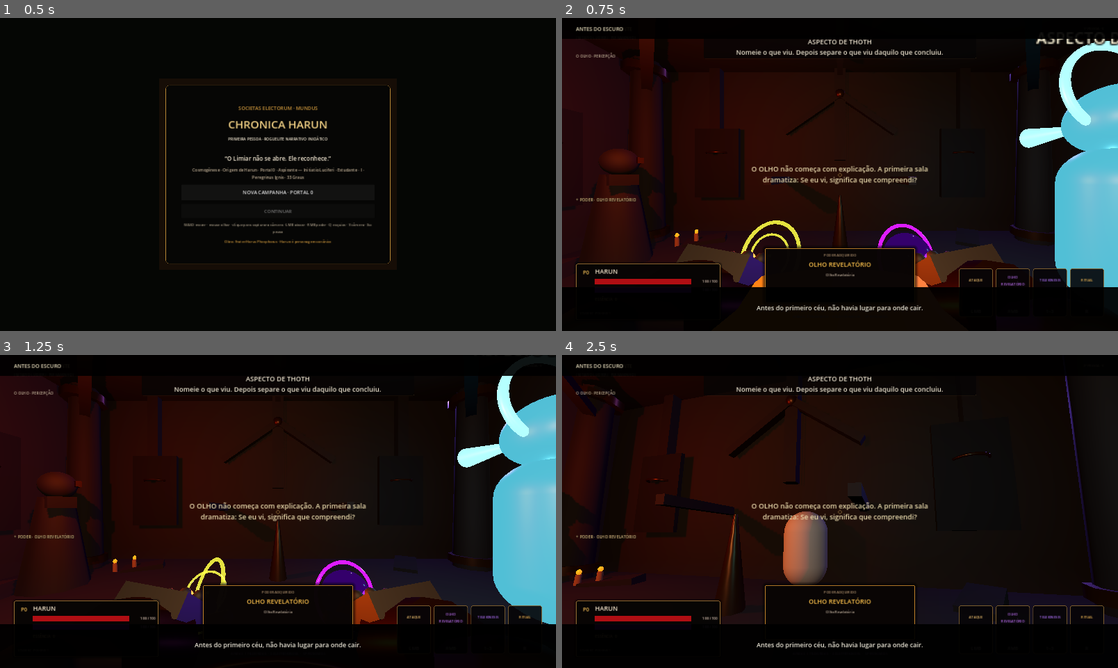
Above: before the commit, frames 1-4 (two rows, left to right).
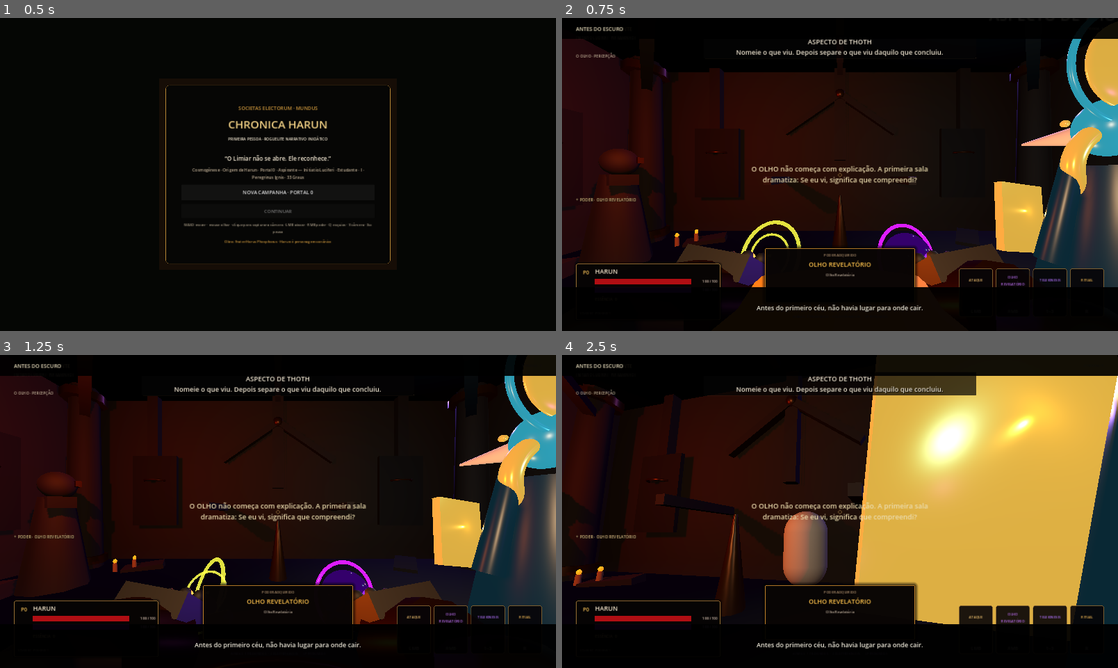
Above: after the commit, the same moments.

Repository: neuralSynapse/societaselectorum
Game: Godot game, scene res://scenes/boot/Main.tscn
Two runs of this game, one before a commit and one after it. Both use one fixed random seed, a clock stepped at 60 frames per second and the inputs below.
Inputs (mouse positions are in pixels of both pictures, inside the frame that each line leads up to):
- Up to frame 1 (0.5 s): no input
- Up to frame 2 (0.75 s): click "NOVA CAMPANHA · PORTAL 0" at 0.5 s
- Up to frame 3 (1.25 s): no input
- Up to frame 4 (2.5 s): tap Enter (ui_accept) at 1.25 s; move the mouse to (867, 511) at 1.27 s; hold V (camera_toggle) 1.28-2.03 s; hold W (move_forward) from 1.28 s (still down); click (867, 511) at 1.42 s; tap Space (jump) at 1.52, 2.27 s; move the mouse to (812, 511) at 2.02 s; tap C (consume) at 2.1 s

Frame 1 is identical in both runs. In frame 2, 12% of the frame differs, in the area x 0-100%, y 6-86%; in frame 3, 13%; in frame 4, 36%.

Commit message:
feat: replace Thoth placeholder with ibis-scribe manifestation

Diff:
--- a/game/chronica-harun/scripts/narrative/CharacterEncounterDirector.gd
+++ b/game/chronica-harun/scripts/narrative/CharacterEncounterDirector.gd
@@ -81,13 +81,17 @@
     active_echoes.clear()
 
 func _build_echo(data: Dictionary, stage_data: Dictionary) -> Node3D:
+    var character_id := String(data.get("id", "presence"))
+    if character_id == "aspect_thoth":
+        return _build_thoth_echo(data, stage_data)
+
     var root := Node3D.new()
-    root.name = "Encounter_%s" % String(data.get("id", "presence"))
+    root.name = "Encounter_%s" % character_id
     root.add_to_group("narrative_encounter")
-    root.set_meta("character_id", String(data.get("id", "")))
+    root.set_meta("character_id", character_id)
     root.set_meta("stage_id", String(stage_data.get("id", "")))
 
-    var palette := _palette_for(String(data.get("id", "")))
+    var palette := _palette_for(character_id)
     var material := StandardMaterial3D.new()
     material.albedo_color = palette[0]
     material.metallic = 0.34
@@ -126,7 +130,7 @@
     halo.material_override = halo_material
     root.add_child(halo)
 
-    _add_identity_details(root, String(data.get("id", "")), halo_material)
+    _add_identity_details(root, character_id, halo_material)
 
     var label := Label3D.new()
     label.text = String(data.get("name", "PRESENÇA")).to_upper()
@@ -145,6 +149,157 @@
     light.shadow_enabled = false
     root.add_child(light)
     return root
+
+func _build_thoth_echo(data: Dictionary, stage_data: Dictionary) -> Node3D:
+    var root := Node3D.new()
+    root.name = "Encounter_aspect_thoth"
+    root.add_to_group("narrative_encounter")
+    root.set_meta("character_id", "aspect_thoth")
+    root.set_meta("stage_id", String(stage_data.get("id", "")))
+    root.set_meta("presentation", "ibis_scribe_manifestation")
+
+    var midnight := StandardMaterial3D.new()
+    midnight.albedo_color = Color("09141B")
+    midnight.metallic = 0.46
+    midnight.roughness = 0.34
+    midnight.emission_enabled = true
+    midnight.emission = Color("17485B")
+    midnight.emission_energy_multiplier = 0.42
+
+    var lapis := StandardMaterial3D.new()
+    lapis.albedo_color = Color("123244")
+    lapis.metallic = 0.58
+    lapis.roughness = 0.28
+    lapis.emission_enabled = true
+    lapis.emission = Color("2D93AE")
+    lapis.emission_energy_multiplier = 0.72
+
+    var gold := StandardMaterial3D.new()
+    gold.albedo_color = Color("A86F25")
+    gold.metallic = 0.78
+    gold.roughness = 0.22
+    gold.emission_enabled = true
+    gold.emission = Color("C9933A")
+    gold.emission_energy_multiplier = 0.8
+
+    var ivory := StandardMaterial3D.new()
+    ivory.albedo_color = Color("C9C1AC")
+    ivory.metallic = 0.12
+    ivory.roughness = 0.42
+    ivory.emission_enabled = true
+    ivory.emission = Color("7FC7D6")
+    ivory.emission_energy_multiplier = 0.35
+
+    var robe_mesh := CylinderMesh.new()
+    robe_mesh.top_radius = 0.31
+    robe_mesh.bottom_radius = 0.56
+    robe_mesh.height = 1.55
+    _mesh_node(root, "ThothRobe", robe_mesh, Vector3(0, 0.82, 0), Vector3.ONE, midnight)
+
+    var collar_mesh := TorusMesh.new()
+    collar_mesh.inner_radius = 0.28
+    collar_mesh.outer_radius = 0.43
+    var collar := _mesh_node(root, "ThothCollar", collar_mesh, Vector3(0, 1.57, 0), Vector3.ONE, gold)
+    collar.rotation_degrees = Vector3(90, 0, 0)
+
+    var head_mesh := SphereMesh.new()
+    head_mesh.radius = 0.27
+    head_mesh.height = 0.54
+    _mesh_node(root, "IbisHead", head_mesh, Vector3(0, 1.94, -0.02), Vector3(0.86, 0.95, 0.82), lapis)
+
+    var beak_mesh := CylinderMesh.new()
+    beak_mesh.top_radius = 0.015
+    beak_mesh.bottom_radius = 0.12
+    beak_mesh.height = 0.72
+    var beak := _mesh_node(root, "IbisBeak", beak_mesh, Vector3(0, 1.91, -0.48), Vector3.ONE, ivory)
+    beak.rotation_degrees = Vector3(-90, 0, 0)
+
+    for side in [-1.0, 1.0]:
+        var eye_mesh := SphereMesh.new()
+        eye_mesh.radius = 0.035
+        eye_mesh.height = 0.07
+        _mesh_node(root, "IbisEye%s" % ("L" if side < 0.0 else "R"), eye_mesh, Vector3(0.18 * side, 2.02, -0.205), Vector3.ONE, gold)
+
+    var disk_mesh := SphereMesh.new()
+    disk_mesh.radius = 0.37
+    disk_mesh.height = 0.74
+    _mesh_node(root, "LunarDisk", disk_mesh, Vector3(0, 2.43, 0.10), Vector3(1.0, 1.0, 0.12), gold)
+
+    var halo_mesh := TorusMesh.new()
+    halo_mesh.inner_radius = 0.46
+    halo_mesh.outer_radius = 0.51
+    var halo := _mesh_node(root, "LunarHalo", halo_mesh, Vector3(0, 2.43, 0.10), Vector3.ONE, lapis)
+    halo.rotation_degrees = Vector3(90, 0, 0)
+
+    for side in [-1.0, 1.0]:
+        var arm_mesh := CylinderMesh.new()
+        arm_mesh.top_radius = 0.075
+        arm_mesh.bottom_radius = 0.105
+        arm_mesh.height = 0.92
+        var arm := _mesh_node(root, "ScribeArm%s" % ("L" if side < 0.0 else "R"), arm_mesh, Vector3(0.43 * side, 1.20, -0.02), Vector3.ONE, midnight)
+        arm.rotation_degrees = Vector3(0, 0, 13.0 * side)
+
+    var tablet_mesh := BoxMesh.new()
+    tablet_mesh.size = Vector3(0.52, 0.68, 0.08)
+    var tablet := _mesh_node(root, "ScribeTablet", tablet_mesh, Vector3(-0.54, 1.08, -0.30), Vector3.ONE, gold)
+    tablet.rotation_degrees = Vector3(-8, 12, -7)
+
+    for row in range(4):
+        var glyph_mesh := BoxMesh.new()
+        glyph_mesh.size = Vector3(0.31 - float(row) * 0.025, 0.018, 0.014)
+        _mesh_node(root, "TabletGlyph%d" % row, glyph_mesh, Vector3(-0.54, 1.25 - row * 0.115, -0.346), Vector3.ONE, ivory)
+
+    var staff_mesh := CylinderMesh.new()
+    staff_mesh.top_radius = 0.035
+    staff_mesh.bottom_radius = 0.045
+    staff_mesh.height = 2.10
+    _mesh_node(root, "StaffOfThoth", staff_mesh, Vector3(0.58, 1.02, 0.03), Vector3.ONE, gold)
+
+    var staff_ring_mesh := TorusMesh.new()
+    staff_ring_mesh.inner_radius = 0.14
+    staff_ring_mesh.outer_radius = 0.18
+    var staff_ring := _mesh_node(root, "StaffCrescent", staff_ring_mesh, Vector3(0.58, 2.11, 0.03), Vector3.ONE, lapis)
+    staff_ring.rotation_degrees = Vector3(90, 0, 0)
+
+    var label := Label3D.new()
+    label.name = "ThothPresenceLabel"
+    label.text = "ASPECTO DE THOTH · PERCEPÇÃO"
+    label.position = Vector3(0, 2.92, 0)
+    label.font_size = 27
+    label.outline_size = 9
+    label.modulate = Color("E7D6AC")
+    label.billboard = BaseMaterial3D.BILLBOARD_ENABLED
+    root.add_child(label)
+
+    var key_light := OmniLight3D.new()
+    key_light.name = "ThothLapisLight"
+    key_light.light_color = Color("5EB7CE")
+    key_light.light_energy = 0.72
+    key_light.omni_range = 4.8
+    key_light.position = Vector3(0, 1.75, 0.35)
+    key_light.shadow_enabled = false
+    root.add_child(key_light)
+
+    var gold_light := OmniLight3D.new()
+    gold_light.name = "ThothGoldLight"
+    gold_light.light_color = Color("D39C45")
+    gold_light.light_energy = 0.48
+    gold_light.omni_range = 3.2
+    gold_light.position = Vector3(-0.45, 1.15, -0.25)
+    gold_light.shadow_enabled = false
+    root.add_child(gold_light)
+
+    return root
+
+func _mesh_node(parent: Node3D, node_name: String, mesh: PrimitiveMesh, position: Vector3, scale_value: Vector3, material: Material) -> MeshInstance3D:
+    var node := MeshInstance3D.new()
+    node.name = node_name
+    node.mesh = mesh
+    node.position = position
+    node.scale = scale_value
+    node.material_override = material
+    parent.add_child(node)
+    return node
 
 func _add_identity_details(root: Node3D, character_id: String, material: StandardMaterial3D) -> void:
     if character_id in ["caim", "aspect_horus"]:
@@ -166,17 +321,6 @@
             wing.rotation_degrees = Vector3(0, 0, -22.0 * side)
             wing.material_override = material
             root.add_child(wing)
-    elif character_id == "aspect_thoth":
-        var beak := MeshInstance3D.new()
-        var mesh := CylinderMesh.new()
-        mesh.top_radius = 0.02
-        mesh.bottom_radius = 0.12
-        mesh.height = 0.55
-        beak.mesh = mesh
-        beak.position = Vector3(0, 1.98, -0.48)
-        beak.rotation_degrees = Vector3(90, 0, 0)
-        beak.material_override = material
-        root.add_child(beak)
     elif character_id in ["aspect_belial", "sabaoth", "baphometic_hermaphrodite"]:
         for side in [-1.0, 1.0]:
             var horn := MeshInstance3D.new()
